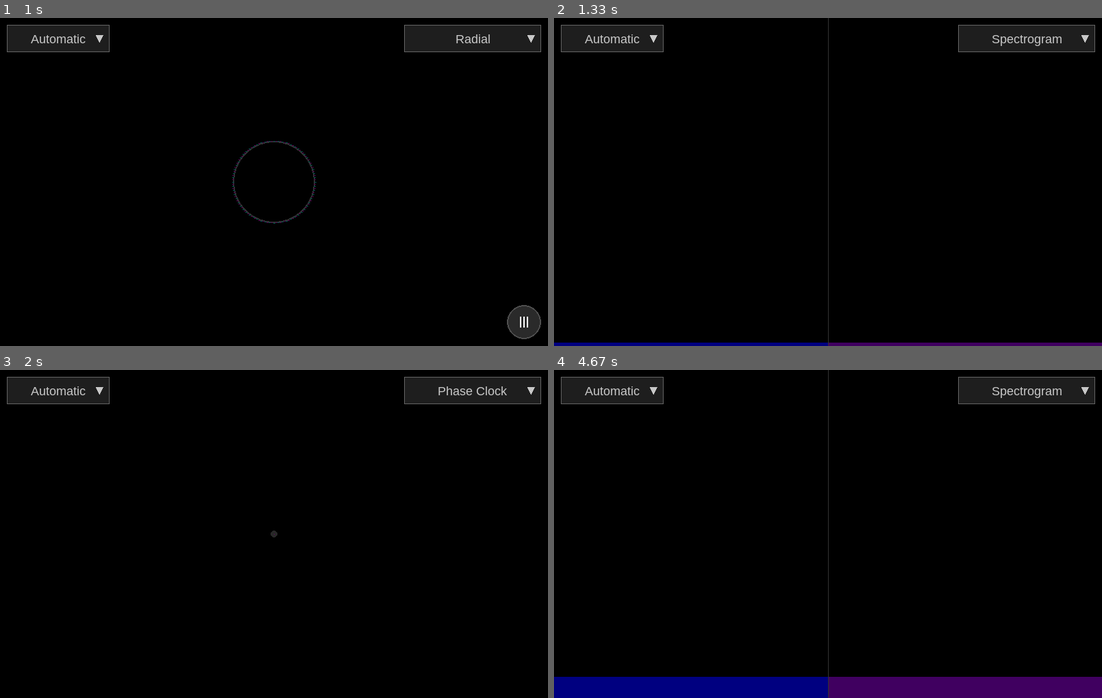
Above: before the commit, frames 1-4 (two rows, left to right).
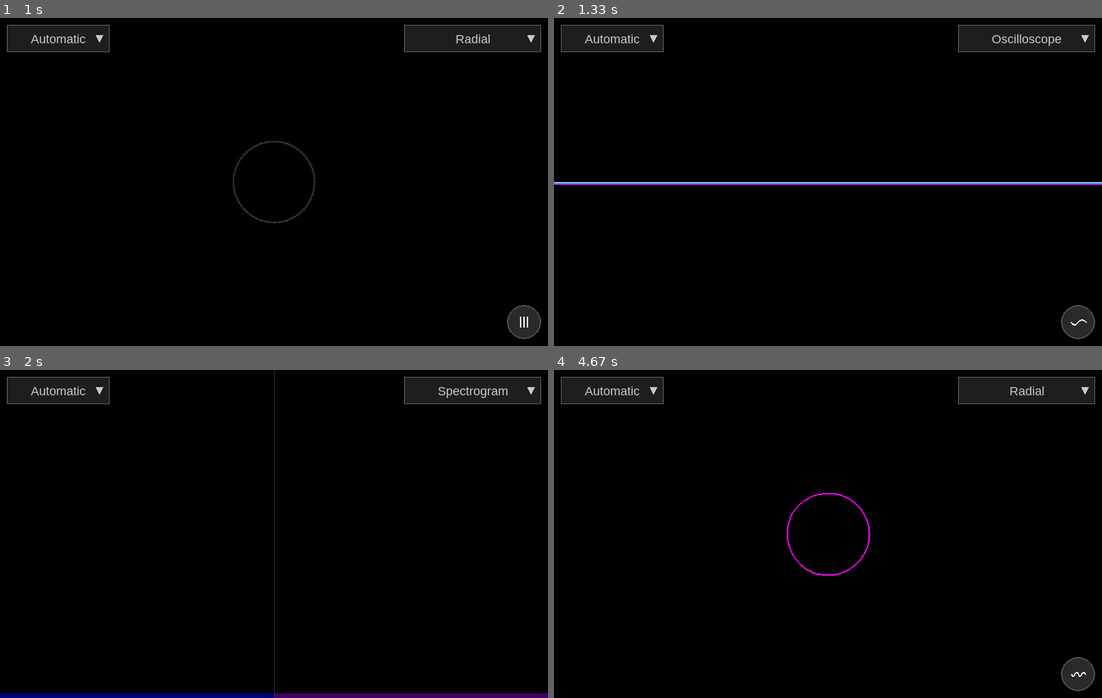
Above: after the commit, the same moments.

Repository: godelayheehoo/AudioViz
Game: pygame game, started from src/main.py
Two runs of this game, one before a commit and one after it. Both use one fixed random seed, a clock stepped at 60 frames per second and the inputs below.
Inputs (mouse positions are in pixels of both pictures, inside the frame that each line leads up to):
- Up to frame 1 (1 s): tap Space at 0.33, 0.73 s
- Up to frame 2 (1.33 s): tap Space at 1.03, 1.23 s
- Up to frame 3 (2 s): tap Space at 1.57, 1.87 s
- Up to frame 4 (4.67 s): tap Space at 2.07, 2.37, 2.63, 3.63, 3.93, 4.07, 4.47 s; click "Automatic" at 2.95 s; click (751, 465) at 3.28 s

Frame 1 is identical in both runs. In frame 2, 2.7% of the frame differs, in the area x 0-100%, y 0-100%; in frame 3, 1.8%; in frame 4, 7.3%.

Commit message:
alt osc mode

Diff:
--- a/src/render/pygame_render.py
+++ b/src/render/pygame_render.py
@@ -95,8 +95,8 @@
         self.running = True
 
         # Two-level mode tracking: base_mode (category) and sub_mode (variant)
-        self.base_mode = 'spectrum'  # spectrum, radial, spectrogram, wave, phase_clock, particles, terrain
-        self.sub_mode = 'bars'  # bars, curves, or None
+        self.base_mode = 'spectrum'  # spectrum, radial, wave, spectrogram, phase_clock, particles, terrain
+        self.sub_mode = 'bars'  # bars, curves, stream, cycle, or None
         self.mode = 'bars'  # Computed from base_mode + sub_mode for backward compatibility
 
         # Dropdown menu for mode selection (consolidated)
@@ -180,6 +180,10 @@
             self.font, current_mode='bars', callback=self._on_toggle_click
         )
 
+        # Track number of cycles to display in cycle-locked mode
+        self.cycle_history = []  # Store recent cycles for overlay
+        self.max_cycle_history = 5
+
     def _on_mode_select(self, idx, option_name):
         """Callback when user selects a mode from dropdown"""
         self.base_mode = self.mode_map[option_name]
@@ -189,6 +193,10 @@
             # Keep current sub_mode if already set, otherwise default to bars
             if self.sub_mode not in ['bars', 'curves']:
                 self.sub_mode = 'bars'
+        elif self.base_mode == 'wave':
+            # Oscilloscope modes: stream or cycle
+            if self.sub_mode not in ['stream', 'cycle']:
+                self.sub_mode = 'stream'
         else:
             self.sub_mode = None
 
@@ -196,8 +204,11 @@
 
     def _on_toggle_click(self):
         """Callback when user clicks the toggle button"""
-        # Toggle between bars and curves
-        self.sub_mode = 'curves' if self.sub_mode == 'bars' else 'bars'
+        # Toggle between variants based on current base_mode
+        if self.base_mode in ['spectrum', 'radial']:
+            self.sub_mode = 'curves' if self.sub_mode == 'bars' else 'bars'
+        elif self.base_mode == 'wave':
+            self.sub_mode = 'cycle' if self.sub_mode == 'stream' else 'stream'
         self._update_mode()
 
     def _update_mode(self):
@@ -206,12 +217,14 @@
             self.mode = 'bars' if self.sub_mode == 'bars' else 'line'
         elif self.base_mode == 'radial':
             self.mode = 'radial' if self.sub_mode == 'bars' else 'radial_curves'
+        elif self.base_mode == 'wave':
+            self.mode = 'wave' if self.sub_mode == 'stream' else 'wave_cycle'
         else:
             # Other modes don't have variants
             self.mode = self.base_mode
 
         # Update toggle button to show current mode
-        if self.sub_mode in ['bars', 'curves']:
+        if self.sub_mode in ['bars', 'curves', 'stream', 'cycle']:
             self.mode_toggle.set_mode(self.sub_mode)
 
     def _on_scale_select(self, idx, option_name):
@@ -376,6 +389,9 @@
         elif self.mode == 'wave':
             if audio_chunk is not None:
                 self._render_waveform(audio_chunk)
+        elif self.mode == 'wave_cycle':
+            if audio_chunk is not None:
+                self._render_waveform_cycle(audio_chunk)
         elif self.mode == 'radial':
             self._render_radial(spectrum)
         elif self.mode == 'radial_curves':
@@ -393,7 +409,7 @@
         self.dropdown.draw(self.screen)
 
         # Draw toggle button if in a mode that supports variants
-        if self.base_mode in ['spectrum', 'radial']:
+        if self.base_mode in ['spectrum', 'radial', 'wave']:
             self.mode_toggle.draw(self.screen)
 
         pygame.display.flip()
@@ -1007,6 +1023,103 @@
             if len(points) > 1:
                pygame.draw.lines(self.screen, colors[ch], False, points, 2)
 
+    def _render_waveform_cycle(self, audio_chunk):
+        """
+        Render cycle-locked waveform display.
+        Detects individual cycles using zero-crossings and displays them
+        in a stable, repeating manner like a traditional oscilloscope.
+        """
+        # audio_chunk shape (CHUNK_SIZE, 2)
+        colors = [(0, 255, 255), (255, 0, 255)]
+
+        # Use left channel for trigger detection
+        left_channel = audio_chunk[:, 0]
+
+        # Find all rising edge zero crossings
+        zero_crossings = []
+        for i in range(len(left_channel) - 1):
+            if left_channel[i] < 0 and left_channel[i+1] >= 0:
+                zero_crossings.append(i)
+
+        # Need at least 2 crossings to define a cycle
+        if len(zero_crossings) < 2:
+            # Fall back to streaming mode if no clear cycle
+            self._render_waveform(audio_chunk)
+            return
+
+        # Extract the most recent complete cycle
+        # Use the last two zero crossings
+        cycle_start = zero_crossings[-2]
+        cycle_end = zero_crossings[-1]
+        cycle_length = cycle_end - cycle_start
+
+        # Skip if cycle is too short or too long (noise/DC)
+        if cycle_length < 10 or cycle_length > len(audio_chunk) // 2:
+            self._render_waveform(audio_chunk)
+            return
+
+        # Extract cycle data for both channels
+        cycle_data = audio_chunk[cycle_start:cycle_end, :]
+
+        # Store in history for overlay
+        self.cycle_history.append(cycle_data.copy())
+        if len(self.cycle_history) > self.max_cycle_history:
+            self.cycle_history.pop(0)
+
+        # Determine scaling
+        if self.scale_multiplier is not None:
+            scale = (WINDOW_HEIGHT / 2) * 0.8 * self.scale_multiplier
+        else:
+            # Adaptive scaling based on cycle amplitude
+            current_amp_max = np.max(np.abs(cycle_data))
+            if current_amp_max > self.waveform_max:
+                self.waveform_max = current_amp_max
+            else:
+                self.waveform_max *= self.max_decay
+                self.waveform_max = max(self.waveform_max, current_amp_max * 0.5, 0.01)
+
+            scale = (WINDOW_HEIGHT / 2) * 0.8 / max(self.waveform_max, 0.01)
+
+        # Draw the current cycle
+        for ch in range(2):
+            data = cycle_data[:, ch]
+
+            # X coordinates - stretch cycle to fill width
+            x = np.linspace(0, WINDOW_WIDTH, len(data))
+
+            # Y coordinates
+            y = (WINDOW_HEIGHT / 2) - (data * scale)
+
+            if ch == 1:
+                y += 2  # Slight offset for visibility
+
+            points = list(zip(x.astype(int), y.astype(int)))
+
+            if len(points) > 1:
+                pygame.draw.lines(self.screen, colors[ch], False, points, 2)
+
+        # Draw faded overlay of previous cycles for comparison
+        if len(self.cycle_history) > 1:
+            for i, old_cycle in enumerate(self.cycle_history[:-1]):
+                # Fade factor based on age
+                fade = 0.15 * (i + 1) / len(self.cycle_history)
+
+                for ch in range(2):
+                    if old_cycle.shape[0] > 0:
+                        data = old_cycle[:, ch]
+                        x = np.linspace(0, WINDOW_WIDTH, len(data))
+                        y = (WINDOW_HEIGHT / 2) - (data * scale)
+
+                        if ch == 1:
+                            y += 2
+
+                        points = list(zip(x.astype(int), y.astype(int)))
+
+                        if len(points) > 1:
+                            # Draw with faded color
+                            faded_color = tuple(int(c * fade) for c in colors[ch])
+                            pygame.draw.lines(self.screen, faded_color, False, points, 1)
+
     def update(self):
         for event in pygame.event.get():
             if event.type == pygame.QUIT:
@@ -1017,7 +1130,7 @@
             self.scale_dropdown.handle_event(event)
 
             # Pass events to toggle button if visible
-            if self.base_mode in ['spectrum', 'radial']:
+            if self.base_mode in ['spectrum', 'radial', 'wave']:
                 self.mode_toggle.handle_event(event)
 
             # Optional: Keep spacebar as a keyboard shortcut
@@ -1029,8 +1142,9 @@
                         ('spectrum', 'curves'),
                         ('radial', 'bars'),
                         ('radial', 'curves'),
+                        ('wave', 'stream'),
+                        ('wave', 'cycle'),
                         ('spectrogram', None),
-                        ('wave', None),
                         ('phase_clock', None),
                         ('particles', None),
                         ('terrain', None)
--- a/src/render/ui.py
+++ b/src/render/ui.py
@@ -173,6 +173,63 @@
             if len(points) > 1:
                 pygame.draw.lines(screen, self.color_icon, False, points, 2)
 
+        elif self.current_mode == 'stream':
+            # Draw single continuous wave (~) for streaming oscilloscope
+            import math
+            wave_width = 22
+            wave_height = 7
+            num_points = 20
+
+            points = []
+            for i in range(num_points):
+                t = i / (num_points - 1)
+                x = self.center_x - wave_width // 2 + t * wave_width
+                # Single smooth sine wave
+                y = self.center_y + wave_height * 0.5 * math.sin(t * 2 * math.pi)
+                points.append((int(x), int(y)))
+
+            if len(points) > 1:
+                pygame.draw.lines(screen, self.color_icon, False, points, 2)
+
+        elif self.current_mode == 'cycle':
+            # Draw circular arrow (⟲) for cycle-locked oscilloscope
+            import math
+            # Draw a circular arc with an arrowhead
+            arc_radius = 10
+            arc_start = -0.3 * math.pi  # Start angle
+            arc_end = 1.5 * math.pi     # End angle (almost full circle)
+            num_points = 25
+
+            # Draw arc
+            points = []
+            for i in range(num_points):
+                t = i / (num_points - 1)
+                angle = arc_start + t * (arc_end - arc_start)
+                x = self.center_x + arc_radius * math.cos(angle)
+                y = self.center_y + arc_radius * math.sin(angle)
+                points.append((int(x), int(y)))
+
+            if len(points) > 1:
+                pygame.draw.lines(screen, self.color_icon, False, points, 2)
+
+            # Draw arrowhead at the end
+            arrow_angle = arc_end
+            arrow_x = self.center_x + arc_radius * math.cos(arrow_angle)
+            arrow_y = self.center_y + arc_radius * math.sin(arrow_angle)
+
+            # Arrow direction (tangent to circle)
+            arrow_dir = arrow_angle + math.pi / 2
+            arrow_size = 4
+
+            arrow_points = [
+                (int(arrow_x), int(arrow_y)),
+                (int(arrow_x - arrow_size * math.cos(arrow_dir + 0.4)),
+                 int(arrow_y - arrow_size * math.sin(arrow_dir + 0.4))),
+                (int(arrow_x - arrow_size * math.cos(arrow_dir - 0.4)),
+                 int(arrow_y - arrow_size * math.sin(arrow_dir - 0.4)))
+            ]
+            pygame.draw.polygon(screen, self.color_icon, arrow_points)
+
     def handle_event(self, event):
         """Handle mouse events."""
         if event.type == pygame.MOUSEBUTTONDOWN:
